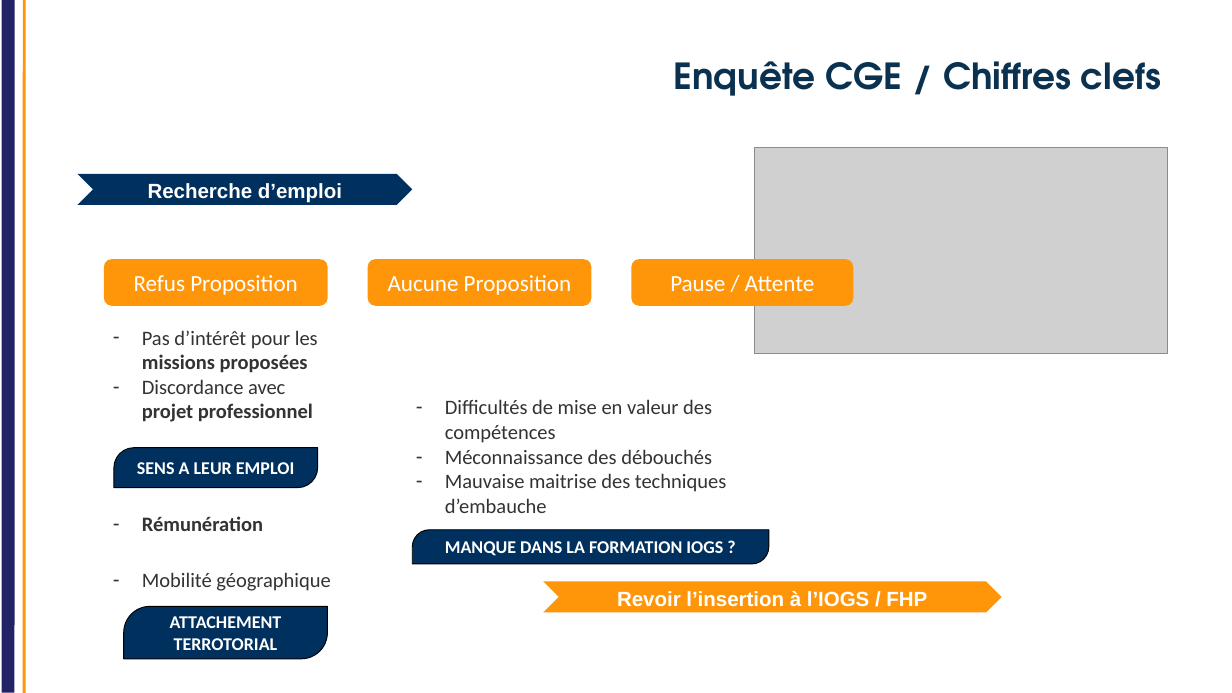
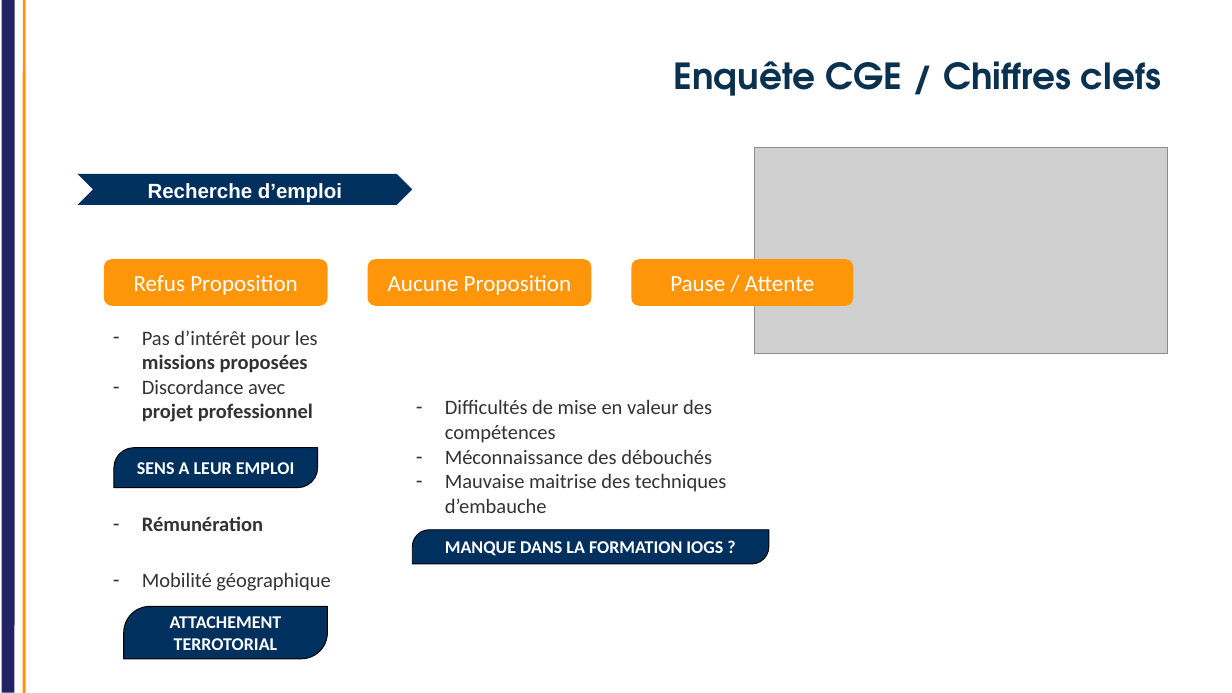
Before and after one commit to jvillemejane/jvillemejane, a slide deck: slide 8 of Presentations/2025_CoFor_CGE_2024_2025.pptx. Drawn at 1232x693 pixels with LibreOffice and Linux fonts; fonts in the diff are those of the drawing; grey boxes stand for pictures; background and template pictures are left out. Boxes give left, top, right and bottom in pixels: in the first picture for what was removed or moved away, otherwise in the second. Text is boxed around its words. In the diff, an @@ line names an element or a change of style, - is before the commit and + after.

```diff
--- a/Presentations/2025_CoFor_CGE_2024_2025.pptx
+++ b/Presentations/2025_CoFor_CGE_2024_2025.pptx
@@ chevron removed at [543, 581, 1002, 613] @@
-Revoir l’insertion à l’IOGS / FHP
```
Also in this commit, not shown: 2 other slides changed, 1 slide added, 1 other file.
